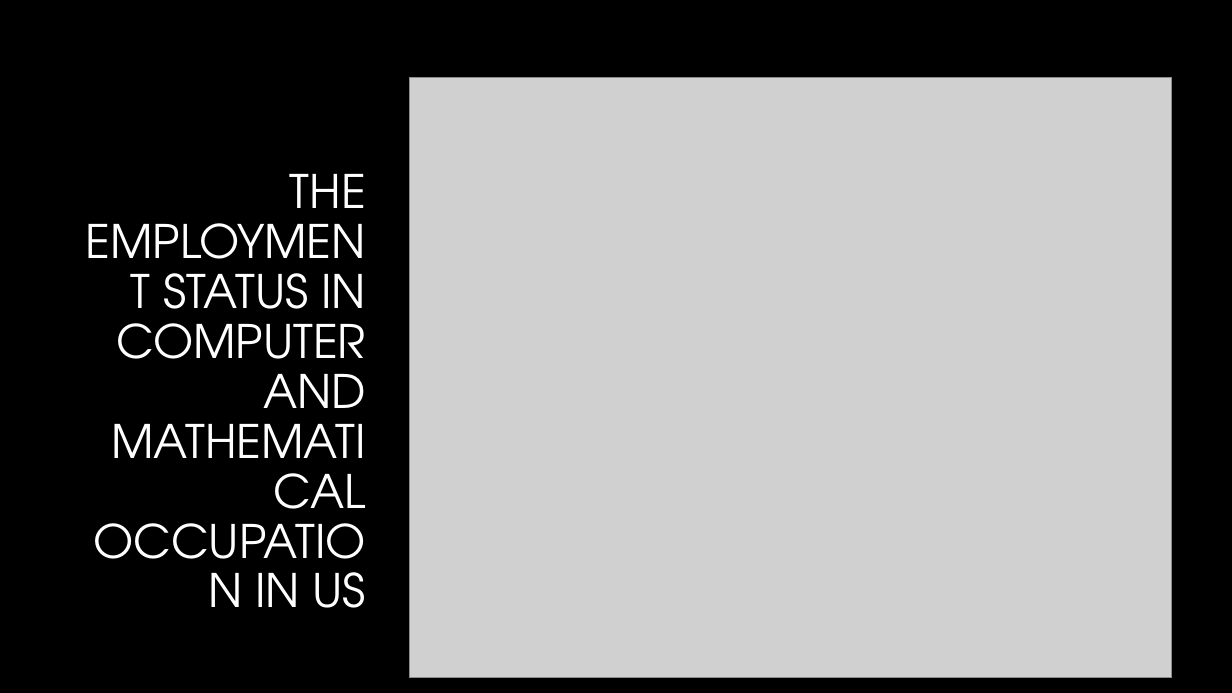
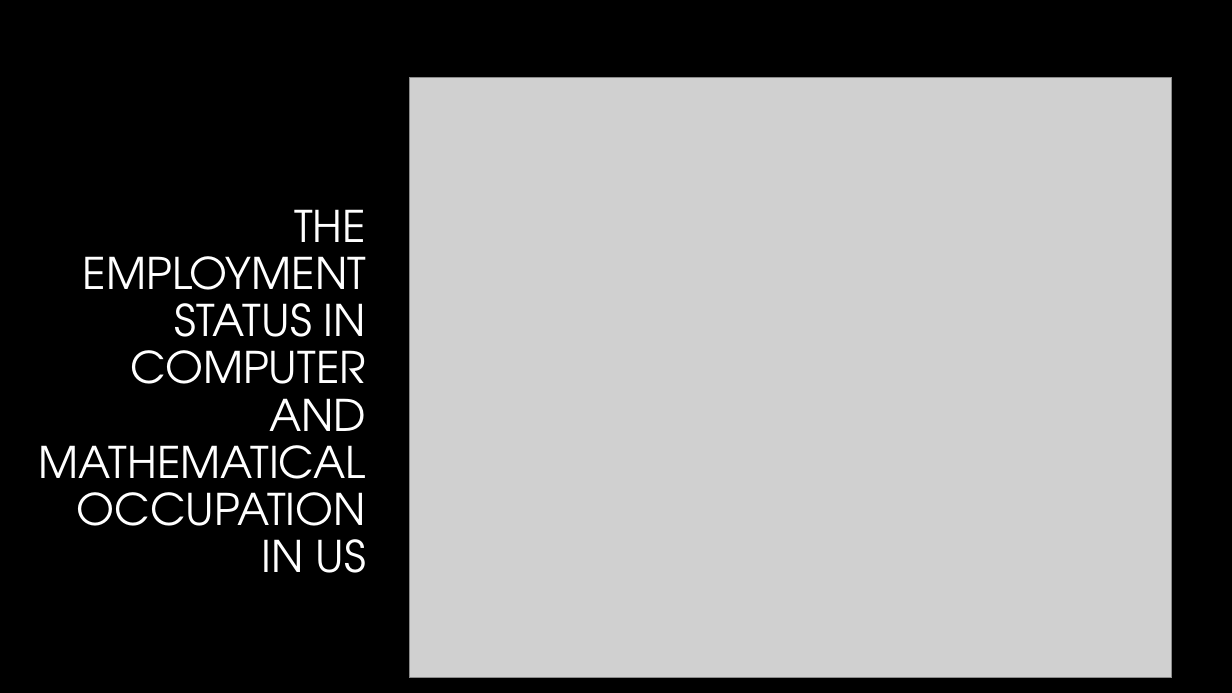
Before and after one commit to WCW789/Project1, a slide deck: slide 10 of Group_5_Presentation.pptx (slide 9 before the commit). Drawn at 1232x693 pixels with LibreOffice and Linux fonts; fonts in the diff are those of the drawing; grey boxes stand for pictures; background and template pictures are left out. Boxes give left, top, right and bottom in pixels: in the first picture for what was removed or moved away, otherwise in the second. Text is boxed around its words. In the diff, an @@ line names an element or a change of style, - is before the commit and + after.

```diff
--- a/Group_5_Presentation.pptx
+++ b/Group_5_Presentation.pptx
@@ title "THE EMPLOYMENT STATUS IN COMPUTER ...": place and size @@
-title "THE EMPLOYMENT STATUS IN COMPUTER ..." at <box>117,174,366,608</box>
+title "THE EMPLOYMENT STATUS IN COMPUTER ..." at <box>39,209,366,573</box>
@@ title "THE EMPLOYMENT STATUS IN COMPUTER ..." at <box>39,209,366,573</box>: size 36 to 34 pt @@
```
Also in this commit, not shown: 9 other slides changed, 1 slide added, 1 other file.
